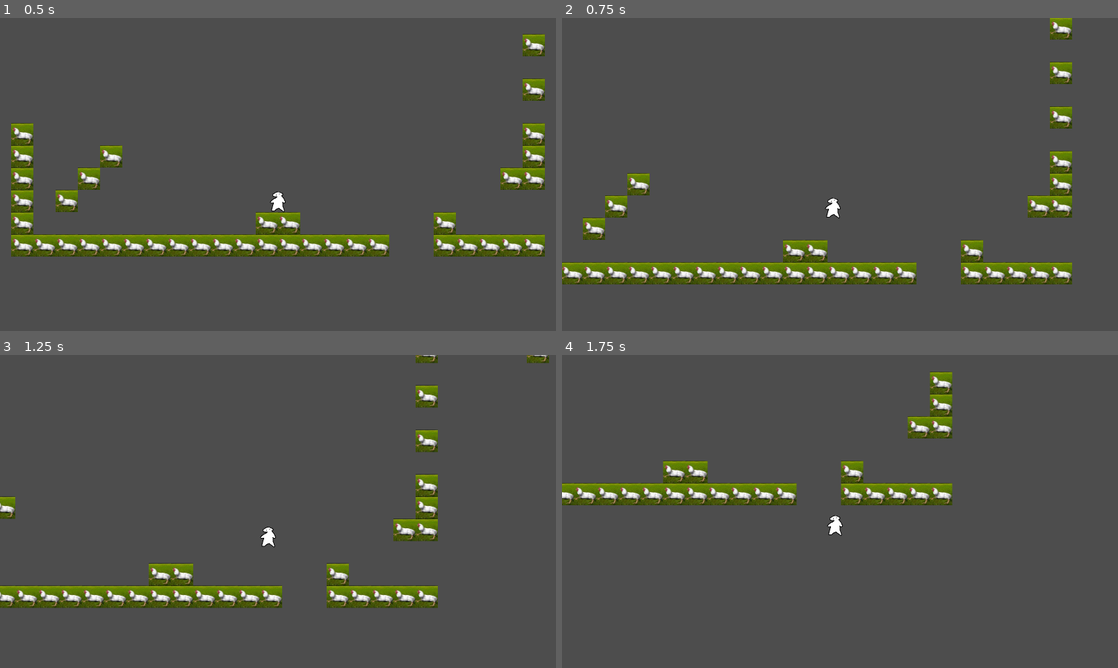
Above: before the commit, frames 1-4 (two rows, left to right).
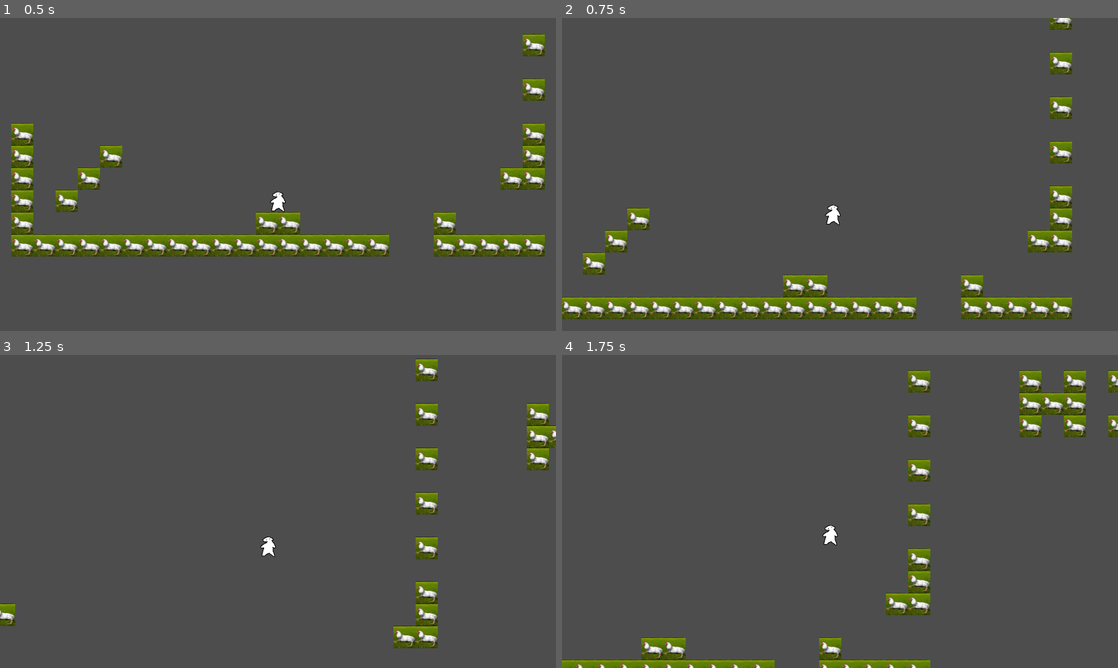
Above: after the commit, the same moments.

Repository: Lagoliri-Troglodytes/project-duct-tape
Game: Godot game, scene res://scenes/game.tscn
Two runs of this game, one before a commit and one after it. Both use one fixed random seed, a clock stepped at 60 frames per second and the inputs below.
Inputs:
- Up to frame 1 (0.5 s): no input
- Up to frame 2 (0.75 s): hold D (move_right) from 0.53 s (still down); hold Space (jump) from 0.53 s (still down)
- Up to frame 3 (1.25 s): keep holding D (move_right); keep holding Space (jump)
- Up to frame 4 (1.75 s): keep holding D (move_right); release Space (jump) at 1.28 s; tap Space (jump) at 1.35, 1.52 s

Frame 1 is identical in both runs. In frame 2, 18% of the frame differs, in the area x 0-92%, y 0-97%; in frame 3, 11%; in frame 4, 13%.

Commit message:
deleted scary mac files and made player collision shorter

Diff:
--- a/scenes/Player.tscn
+++ b/scenes/Player.tscn
@@ -4,11 +4,11 @@
 [ext_resource type="Script" uid="uid://cburxivjgw0q5" path="res://scripts/player.gd" id="1_v6fml"]
 
 [sub_resource type="RectangleShape2D" id="RectangleShape2D_v6fml"]
-size = Vector2(49, 64)
+size = Vector2(49, 40)
 
 [node name="Player" type="CharacterBody2D" unique_id=901943741]
-position = Vector2(26, 64)
 script = ExtResource("1_v6fml")
+jump_velocity = -800
 metadata/_edit_group_ = true
 
 [node name="AnimatedSprite2D" type="AnimatedSprite2D" parent="." unique_id=1214223773]
@@ -16,5 +16,5 @@
 sprite_frames = ExtResource("1_p0vlq")
 
 [node name="CollisionShape2D" type="CollisionShape2D" parent="." unique_id=129894208]
-position = Vector2(-0.5, -32)
+position = Vector2(-0.5, -20)
 shape = SubResource("RectangleShape2D_v6fml")
